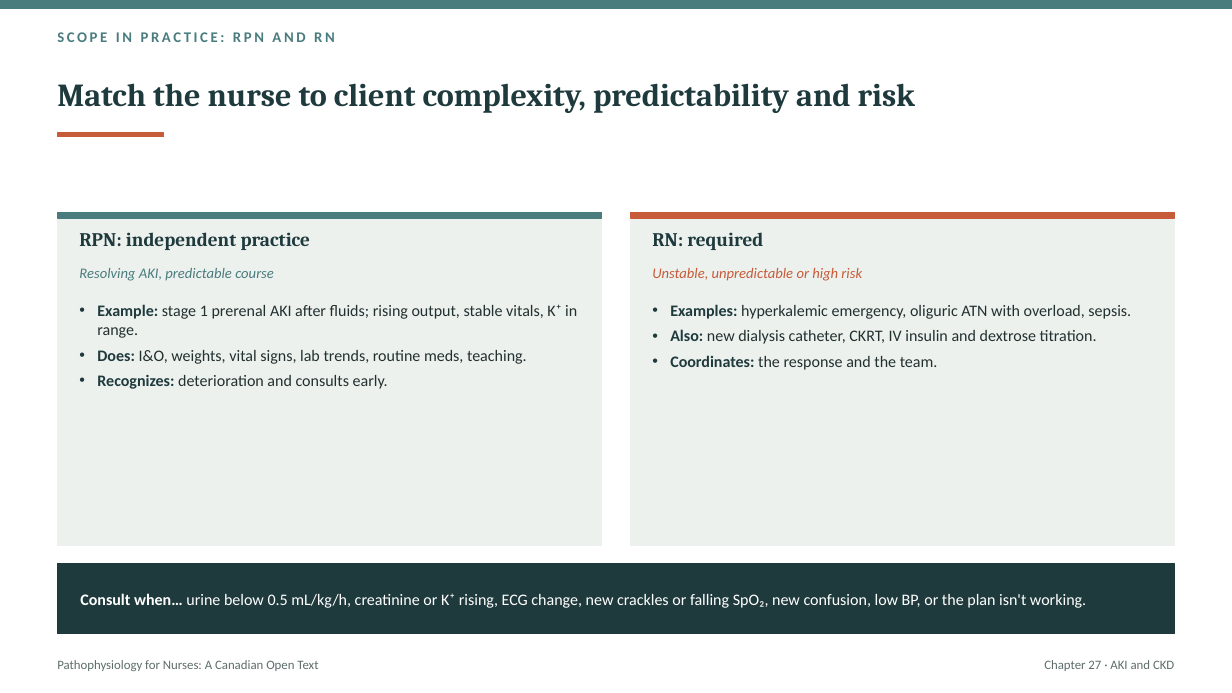
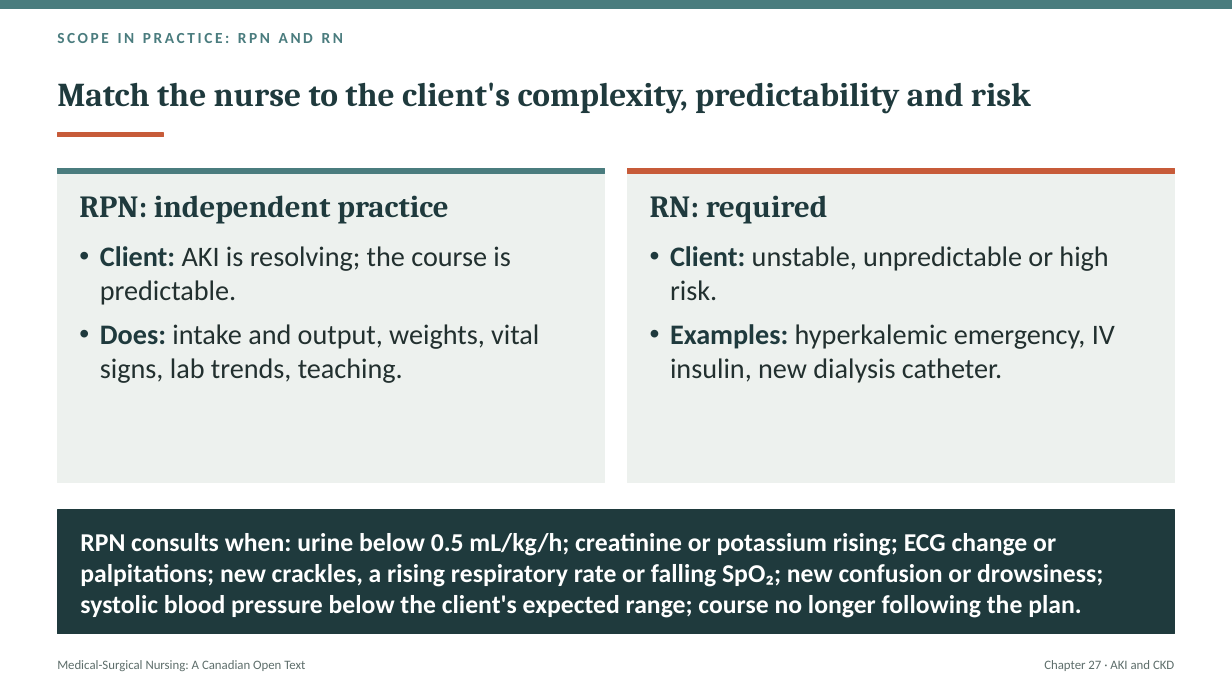
Before and after one commit to andrewleenl/opensourcenursing, a slide deck: slide 32 of Ch27_Acute_Kidney_Injury_and_Chronic_Kidney_Disease_Lecture_Presentation.pptx (slide 40 before the commit). Drawn at 1232x693 pixels with LibreOffice and Linux fonts; fonts in the diff are those of the drawing. Boxes give left, top, right and bottom in pixels: in the first picture for what was removed or moved away, otherwise in the second. Text is boxed around its words. In the diff, an @@ line names an element or a change of style, - is before the commit and + after.

```diff
--- a/Ch27_Acute_Kidney_Injury_and_Chronic_Kidney_Disease_Lecture_Presentation.pptx
+++ b/Ch27_Acute_Kidney_Injury_and_Chronic_Kidney_Disease_Lecture_Presentation.pptx
@@ text "SCOPE IN PRACTICE: RPN AND ..." at bbox=[57, 33, 343, 43]: size 11.5 to 12 pt; less space between paragraphs @@
@@ title at bbox=[57, 82, 1031, 114]: text changed; size 25 to 26 pt @@
-Match the nurse to client complexity, predictability and risk
+Match the nurse to the client's complexity, predictability and risk
@@ rectangle: place and size @@
-rectangle at bbox=[57, 213, 602, 218]
+rectangle at bbox=[57, 168, 604, 174]
@@ rectangle: place and size @@
-rectangle at bbox=[57, 213, 602, 545]
+rectangle at bbox=[57, 168, 604, 482]
@@ rectangle: place and size @@
-rectangle at bbox=[630, 213, 1175, 218]
+rectangle at bbox=[628, 168, 1175, 174]
@@ rectangle: place and size @@
-rectangle at bbox=[630, 213, 1175, 545]
+rectangle at bbox=[628, 168, 1175, 482]
@@ text "RPN: independent practice" at bbox=[79, 195, 448, 224]: size 15 to 24 pt @@
@@ text "RPN: independent practice": place and size @@
-text "RPN: independent practice" at bbox=[79, 232, 311, 250]
+text "RPN: independent practice" at bbox=[79, 195, 448, 224]
@@ text "RN: required": place and size @@
-text "RN: required" at bbox=[652, 232, 763, 250]
+text "RN: required" at bbox=[650, 195, 828, 224]
@@ text "RN: required" at bbox=[650, 195, 828, 224]: size 15 to 24 pt @@
@@ text removed at bbox=[79, 268, 274, 281] @@
-Resolving AKI, predictable course
@@ text at bbox=[100, 246, 539, 383]: text changed; size 12.5 to 22 pt @@
-• Example: stage 1 prerenal AKI after fluids; rising output, stable vitals, K⁺ in range.
-• Does: I&O, weights, vital signs, lab trends, routine meds, teaching.
-• Recognizes: deterioration and consults early.
+• Client: AKI is resolving; the course is predictable.
+• Does: intake and output, weights, vital signs, lab trends, teaching.
@@ text at bbox=[670, 246, 1115, 383]: text changed; size 11.4 to 22 pt; text colour #C75B39 to #22302F; italic off @@
-Unstable, unpredictable or high risk
+• Client: unstable, unpredictable or high risk.
+• Examples: hyperkalemic emergency, IV insulin, new dialysis catheter.
@@ text removed at bbox=[670, 304, 1131, 344] @@
-• Examples: hyperkalemic emergency, oliguric ATN with overload, sepsis.
-• Also: new dialysis catheter, CKRT, IV insulin and dextrose titration.
-• Coordinates: the response and the team.
@@ rectangle: place and size @@
-rectangle at bbox=[57, 564, 1175, 634]
+rectangle at bbox=[57, 510, 1175, 634]
@@ text at bbox=[80, 533, 1103, 618]: text changed; size 12.5 to 20 pt; bold on @@
-Consult when… urine below 0.5 mL/kg/h, creatinine or K⁺ rising, ECG change, new crackles or falling SpO₂, new confusion, low BP, or the plan isn't working.
+RPN consults when: urine below 0.5 mL/kg/h; creatinine or potassium rising; ECG change or palpitations; new crackles, a rising respiratory rate or falling SpO₂; new confusion or drowsiness; systolic blood pressure below the client's expected range; course no longer following the plan.
@@ text at bbox=[57, 660, 305, 671]: text changed @@
-Pathophysiology for Nurses: A Canadian Open Text
+Medical-Surgical Nursing: A Canadian Open Text
```
Also in this commit, not shown: 6 other slides changed, 37 slides added, 45 slides removed, 1 other file.
